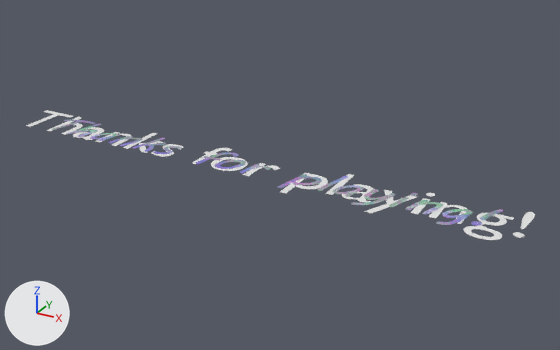
An edit to the Blender file src/ThanksForPlaying.blend, drawn before and after from the same camera.
Both versions are drawn from a 50 mm lens placed at (4.24, -6.79, 3.36), pointed at (0.43, 0.14, -0.1). Arrows for +X, +Y and +Z are at lower left; the lights stay in place. Text is drawn in Blender's own font.

In view in the first picture: 'Text', 'Text.001'.
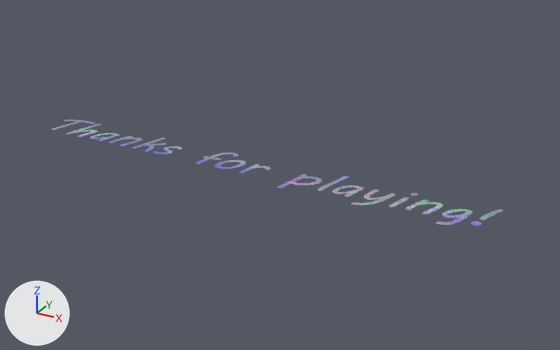
Boxes [x1, y1, x2, y2] around the edits, measured in the pictures (560 x 350 px):
'Text', hidden
    before: [26, 110, 535, 240]

The edits, one by one:
Object 'Text' (ob_text) is now hidden.
